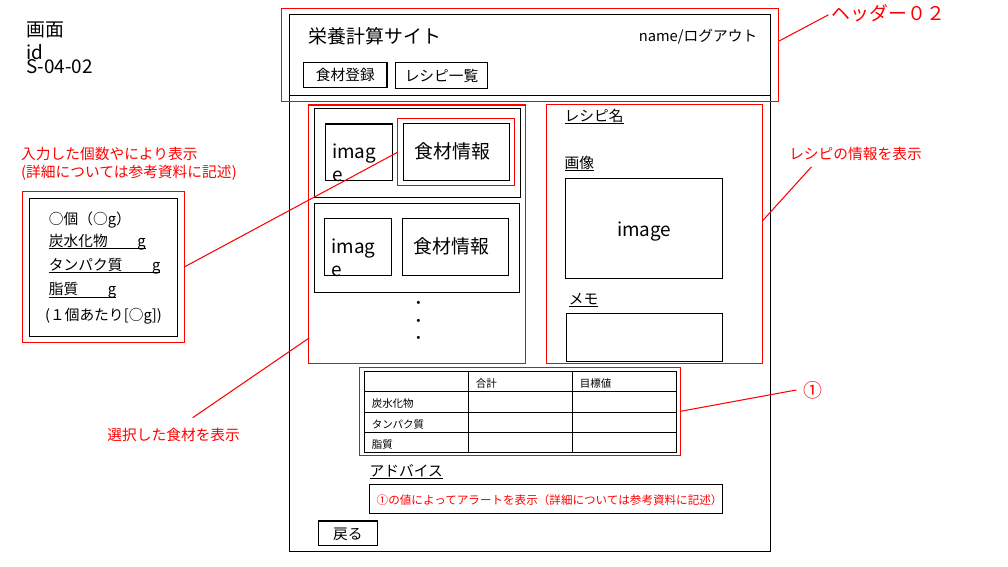
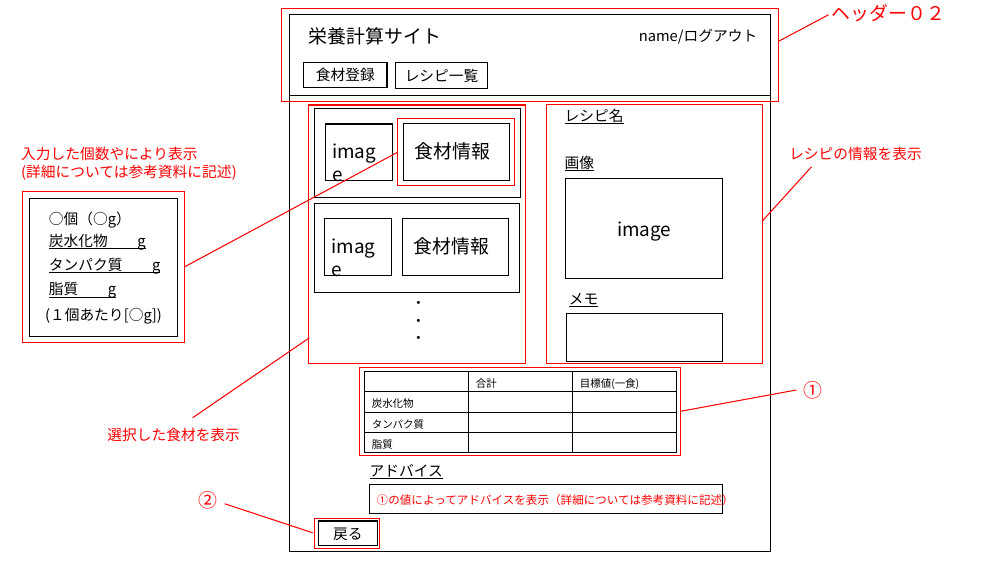
Before and after one commit to taku300/WebSystemSelf, a slide deck: slide 12 of Documents/Design_Documents/参考部品.pptx (slide 10 before the commit). Drawn at 1008x567 pixels with LibreOffice and Linux fonts; fonts in the diff are those of the drawing. Boxes give left, top, right and bottom in pixels: in the first picture for what was removed or moved away, otherwise in the second. Text is boxed around its words. In the diff, an @@ line names an element or a change of style, - is before the commit and + after.

```diff
--- a/Documents/Design_Documents/参考部品.pptx
+++ b/Documents/Design_Documents/参考部品.pptx
@@ text removed at bbox=[26, 21, 64, 64] @@
-画面id
@@ text removed at bbox=[26, 53, 93, 74] @@
-S-04-02
@@ table at bbox=[364, 372, 678, 455] @@
-row 1, column 3: 目標値
+row 1, column 3: 目標値(一食)
@@ text added at bbox=[198, 491, 217, 509], 18 pt, text #FF0000 @@
+②
@@ line added from (313, 533) to (225, 504), #FF0000 1 pt @@
@@ text at bbox=[377, 492, 734, 508]: text changed @@
-①の値によってアラートを表示（詳細については参考資料に記述）
+①の値によってアドバイスを表示（詳細については参考資料に記述）
@@ rectangle added at bbox=[315, 519, 380, 549], outline #FF0000 1 pt @@
```
Also in this commit, not shown: 5 other slides changed, 2 slides added, 19 other files.
